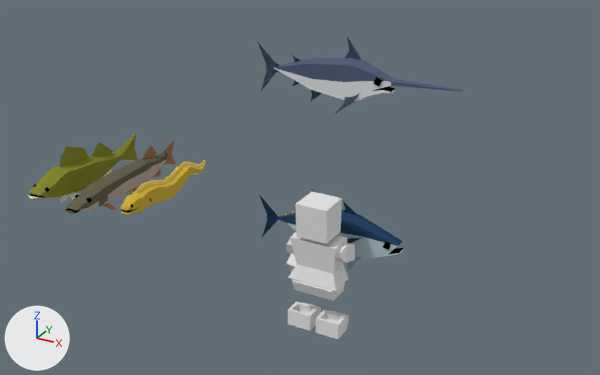
Renders of the Blender file scripts/fishing/fish/resources/Fish.blend from each side of a commit.
Before and after are seen from a 50 mm lens placed at (6.09, -12.54, 7.0), pointed at (-0.78, -0.05, 0.76). The axes (+X, +Y, +Z) are drawn at lower left. The lights are the same throughout.

In view in the first picture: 'Morrary_Plane.005', 'Muskie_Plane.002', 'Walleye_Plane.001', 'base_Mesh.042', 'swordfish', 'tuna'.
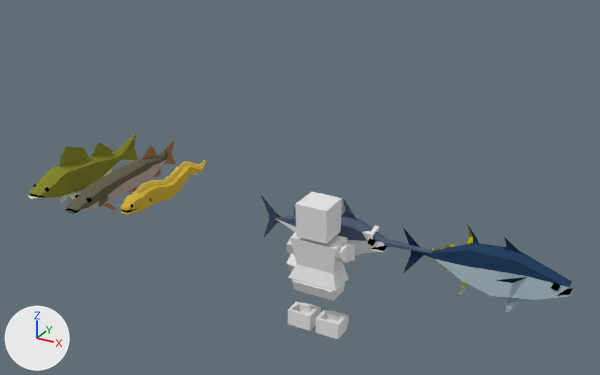
Where the change shows, as pixel boxes [x1, y1, x2, y2] in the pictures (600 x 375 px):
'tuna', moved: before [259, 190, 404, 271]; after [403, 224, 573, 312]
'swordfish', moved: before [258, 36, 463, 113]; after [261, 195, 433, 256]

The change, as a diff of the scene's bpy script:
```diff
--- a/scripts/fishing/fish/resources/Fish.blend.py
+++ b/scripts/fishing/fish/resources/Fish.blend.py
@@ ob_swordfish @@
 ob_swordfish = bpy.data.objects.new('swordfish', me_little_tunny_plane_000)
-ob_swordfish.location = (0.0, 0.0, 3.0)
+ob_swordfish.location = (0.0, 0.0, 0.0)
@@ ob_tuna @@
 ob_tuna = bpy.data.objects.new('tuna', me_little_tunny_plane_010)
-ob_tuna.location = (0.0, 0.0, 0.0)
+ob_tuna.location = (3.0, 0.0, 0.0)
```
